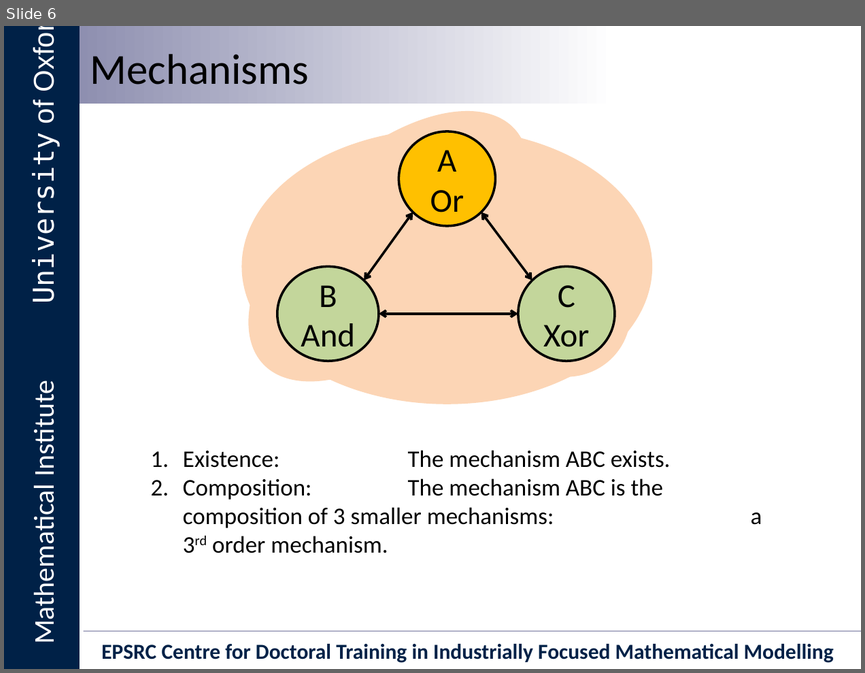
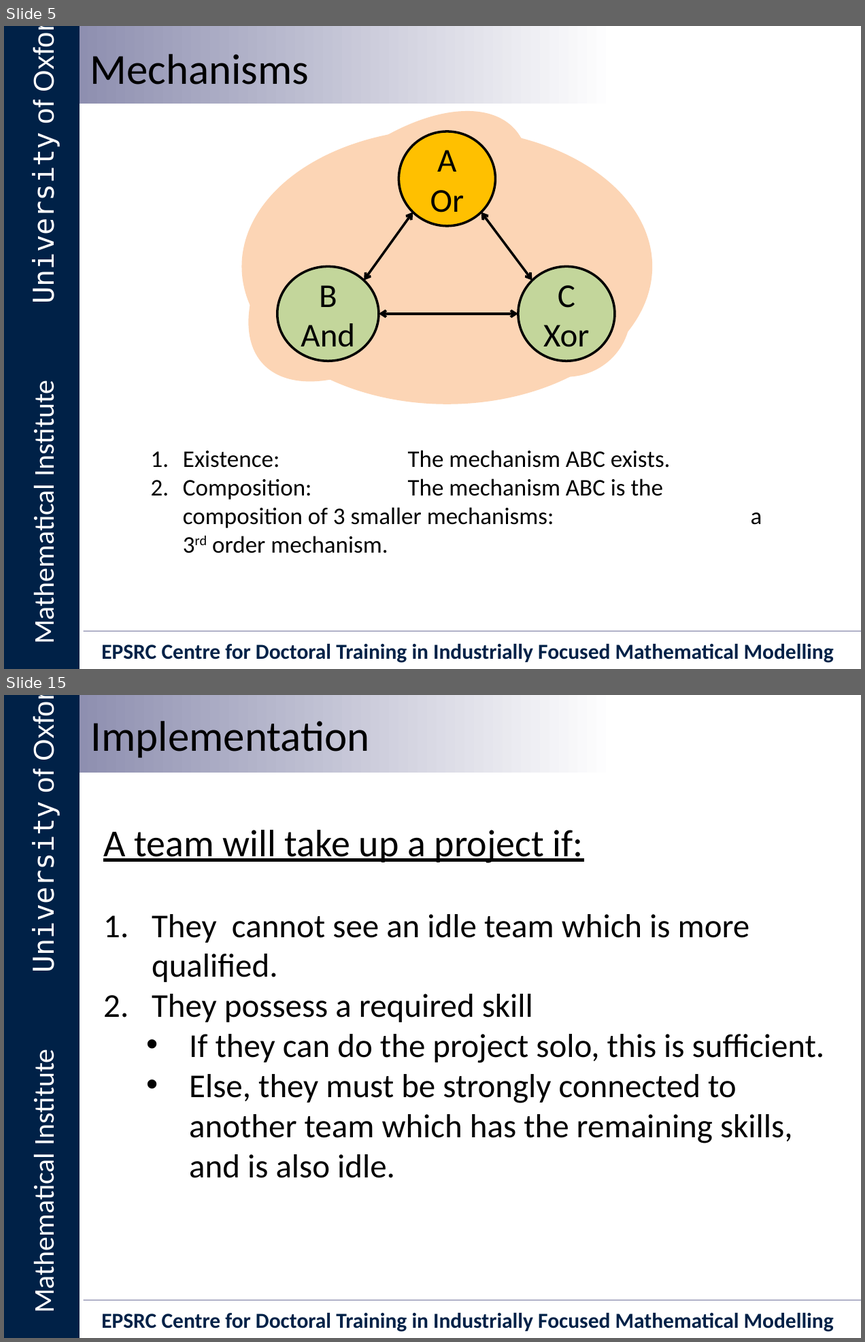
Before and after one commit to Ectheleon/IIT-Mini-Project, a slide deck: Writeup/Presentation/Integrated Information Theory for Organisational Consciousness.pptx. Shown one above the other, each under a label of ours: slide 6 before the commit, slides 5 and 15 after it; the slides between them are not shown. The pictures are 865x673 and 865x1342 pixels, drawn with LibreOffice and Linux fonts; fonts in the diff are those of the drawing; background and template pictures are left out. Boxes give left, top, right and bottom in pixels: in the first picture for what was removed or moved away, otherwise in the second. Text is boxed around its words. In the diff, an @@ line names an element or a change of style, - is before the commit and + after.

```diff
--- a/Writeup/Presentation/Integrated Information Theory for Organisational Consciousness.pptx
+++ b/Writeup/Presentation/Integrated Information Theory for Organisational Consciousness.pptx
@@ slide 15 added at (x1=4, y1=695, x2=861, y2=1338), background #FFFFFF; not listed: 6 template elements that a slide beside it also shows @@
@@ text added at (x1=91, y1=721, x2=370, y2=758), 36 pt, text #000000 @@
+Implementation
@@ text added at (x1=103, y1=830, x2=825, y2=1178), 28 pt, text #000000 @@
+A team will take up a project if:
+1. They cannot see an idle team which is more qualified.
+2. They possess a required skill
+  • If they can do the project solo, this is sufficient.
+  • Else, they must be strongly connected to another team which has the remaining skills, and is also idle.
@@ what was slide 6 is now slide 5 @@
```
Also in this commit, not shown: 8 slides changed, 10 other slides added, 13 slides removed.
